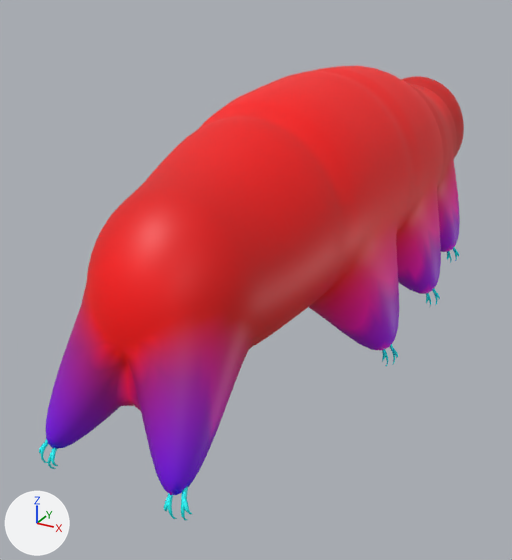
What one commit did to the glTF model undersoil/public/models/creatures/tardigrade.glb.
Before and after are seen from a camera (50 mm lens) standing at (21.8, -52.0, 25.6) and looking at (-3.4, -6.1, 2.7). Every picture has the same lights, and +X, +Y and +Z are marked at lower left. The older version comes first. Objects named as collision shapes, trigger or cutter boxes, shadow casters or lower levels of detail are left out. Vertices at exactly the same position are counted once.

The older version as bpy lines, for what is in view:
```python
me_tardigrade_body_lod0 = bpy.data.meshes.new('tardigrade_body_LOD0')
me_tardigrade_body_lod0.from_pydata(...)  # 6034 vertices, 11936 faces; spans x -0.24..0.24, y -0.91..0.59, z -0.06..0.47
me_tardigrade_body_lod0.materials.append(mat_defaultmaterial)
ob_tardigrade_body_lod0 = bpy.data.objects.new('tardigrade_body_LOD0', me_tardigrade_body_lod0)
ob_tardigrade_body_lod0.location = (0.02, 5.03, 1.07)
ob_tardigrade_body_lod0.scale = (37.5, 37.5, 37.5)
```
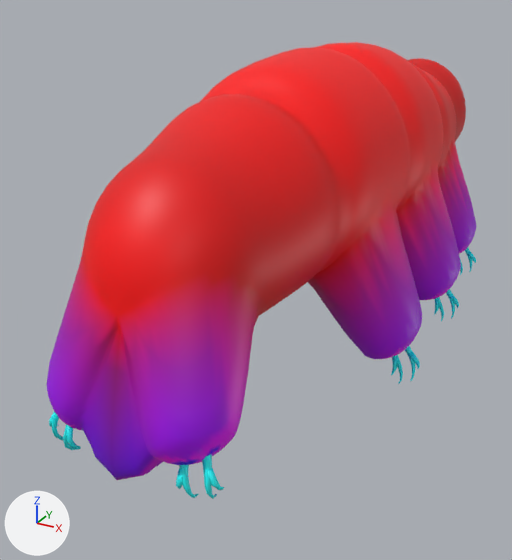
Patch to the scene script:
```diff
--- a/undersoil/public/models/creatures/tardigrade.glb.py
+++ b/undersoil/public/models/creatures/tardigrade.glb.py
@@ me_tardigrade_body_lod0 @@
 # used by ob_tardigrade_body_lod0; location = (0.02, 5.03, 1.07); scale = (37.5, 37.5, 37.5)
-me_tardigrade_body_lod0.from_pydata(...)  # 6034 vertices, 11936 faces; spans x -0.24..0.24, y -0.91..0.59, z -0.06..0.47
+me_tardigrade_body_lod0.from_pydata(...)  # 6034 vertices, 11936 faces; spans x -0.3..0.3, y -0.89..0.66, z -0.06..0.56
+# me_tardigrade_body_lod0 part 1: the loose piece of 30 vertices spanning x 0.18..0.21, y 0.25..0.27, z -0.05..-0.01 is scaled about its middle by 1.81, then moved by (0.04, 0.04, 0.02)
+# me_tardigrade_body_lod0 part 2: the loose piece of 22 vertices spanning x 0.19..0.21, y 0.26..0.27, z -0.04..-0.03 is moved by (0.05, 0.05, 0.02)
+# me_tardigrade_body_lod0 part 3: the loose piece of 30 vertices spanning x 0.17..0.19, y 0.25..0.27, z -0.06..-0.01 is scaled about its middle by 1.81, then moved by (0.03, 0.04, 0.02)
+# me_tardigrade_body_lod0 part 4: the loose piece of 30 vertices spanning x 0.21..0.23, y -0.04..-0.01, z -0.05..-0.01 is scaled about its middle by (1.82, 1.81, 1.81), then moved by (0.04, 0.03, 0.02)
+# me_tardigrade_body_lod0 part 5: the loose piece of 22 vertices spanning x 0.22..0.24, y -0.03..-0.02, z -0.04..-0.03 is moved by (0.05, 0.04, 0.02)
+# me_tardigrade_body_lod0 part 6: the loose piece of 30 vertices spanning x 0.19..0.22, y -0.04..-0.01, z -0.06..-0.01 is scaled about its middle by 1.81, then moved by (0.03, 0.03, 0.02)
+# me_tardigrade_body_lod0 part 7: the loose piece of 22 vertices spanning x 0.2..0.21, y -0.03..-0.02, z -0.05..-0.04 is moved by (0.03, 0.04, 0.01)
+# me_tardigrade_body_lod0 part 8: the loose piece of 30 vertices spanning x 0.21..0.24, y -0.34..-0.32, z -0.05..-0.01 is scaled about its middle by 1.81, then moved by (0.04, 0.02, 0.02)
+# me_tardigrade_body_lod0 part 9: the loose piece of 22 vertices spanning x 0.22..0.24, y -0.33..-0.32, z -0.04..-0.03 is moved by (0.05, 0.02, 0.02)
+# me_tardigrade_body_lod0 part 10: the loose piece of 30 vertices spanning x 0.2..0.22, y -0.34..-0.32, z -0.06..-0.01 is scaled about its middle by 1.81, then moved by (0.03, 0.02, 0.02)
+# me_tardigrade_body_lod0 part 11: the loose piece of 22 vertices spanning x 0.21, y -0.33..-0.32, z -0.05..-0.04 is moved by (0.03, 0.02, 0.01)
+# me_tardigrade_body_lod0 part 12: the loose piece of 30 vertices spanning x 0.1..0.11, y -0.91..-0.88, z -0.05..0.01 is multiplied about its middle by the matrix ((1.751, -0.162, 0.062), (0.172, 1.701, -0.417), (-0.022, 0.421, 1.709)), then moved by (0.0, 0.05, 0.05)
+# me_tardigrade_body_lod0 part 13: the loose piece of 22 vertices spanning x 0.1..0.11, y -0.91..-0.9, z -0.03..-0.01 is moved by (0.0, 0.05, 0.04)
+# me_tardigrade_body_lod0 part 14: the loose piece of 30 vertices spanning x 0.11..0.13, y -0.91..-0.88, z -0.04..0.02 is multiplied about its middle by the matrix ((1.751, -0.166, 0.063), (0.176, 1.701, -0.417), (-0.022, 0.421, 1.709)), then moved by (0.01, 0.05, 0.05)
+# me_tardigrade_body_lod0 part 15: the loose piece of 22 vertices spanning x 0.12..0.14, y -0.9..-0.89, z -0.03..0.0 is scaled about its middle by (1.65, 1.97, 1.69), then moved by (0.02, 0.05, 0.04)
+# me_tardigrade_body_lod0 part 16: 5410 of 6034 vertices moved; they spanned x -0.24..0.23, y -0.91..0.59, z -0.06..0.47 and now span x -0.3..0.29, y -0.89..0.66, z -0.06..0.56; mean shift (0.0, 0.03, 0.06); largest move (0.0, 0.28, 0.04) -> (0.0, 0.33, 0.15)
+# me_tardigrade_body_lod0 part 17: 4419 faces centred in x -0.2..0.2, y -0.85..0.59, z 0.05..0.47 are repainted in the vertex colours; the middle colour goes from red #f20000 to red #f00000
+# me_tardigrade_body_lod0 part 18: 754 faces centred in x -0.21..0.21, y -0.86..0.36, z 0.03..0.21 are repainted in the vertex colours; the middle colour goes from pink #f80080 to pink #bb0099
+# me_tardigrade_body_lod0 part 19: 4214 faces centred in x -0.24..0.24, y -0.91..0.34, z -0.06..0.18 are repainted in the vertex colours; the middle colour goes from purple #a000ea to purple #aa00fb
+# other edits to the shape of me_tardigrade_body_lod0 do not show in these pictures
 me_tardigrade_body_lod0.materials.append(mat_defaultmaterial)
@@ ob_tardigrade_body_lod0 @@
 ob_tardigrade_body_lod0 = bpy.data.objects.new('tardigrade_body_LOD0', me_tardigrade_body_lod0)
-ob_tardigrade_body_lod0.location = (0.02, 5.03, 1.07)
-ob_tardigrade_body_lod0.scale = (37.5, 37.5, 37.5)
+ob_tardigrade_body_lod0.location = (0.02, 3.54, 0.16)
+ob_tardigrade_body_lod0.scale = (36.0, 36.0, 36.0)
```

What differs and where, as boxes (x1, y1, x2, y2) in the pictures (512 x 560 px; the box of a moved part takes in the faces that stretch with it):
'tardigrade_body_LOD0', reshaped, recoloured, moved, rescaled: before (39, 66, 464, 520); after (47, 42, 476, 499)
part 1 of me_tardigrade_body_lod0, moved or reshaped: before (453, 247, 457, 261); after (465, 247, 472, 272)
part 2 of me_tardigrade_body_lod0, moved or reshaped: before (454, 250, 459, 256); after (467, 251, 476, 263)
part 3 of me_tardigrade_body_lod0, moved or reshaped: before (447, 251, 452, 263); after (459, 257, 463, 275)
part 4 of me_tardigrade_body_lod0, moved or reshaped: before (432, 288, 438, 305); after (446, 289, 455, 319)
part 5 of me_tardigrade_body_lod0, moved or reshaped: before (434, 292, 440, 299); after (448, 294, 459, 308)
part 6 of me_tardigrade_body_lod0, moved or reshaped: before (426, 293, 431, 306); after (435, 297, 444, 321)
part 7 of me_tardigrade_body_lod0, moved or reshaped: before (426, 295, 429, 303); after (434, 299, 440, 315)
part 8 of me_tardigrade_body_lod0, moved or reshaped: before (390, 344, 395, 365); after (405, 346, 415, 382)
part 9 of me_tardigrade_body_lod0, moved or reshaped: before (391, 348, 398, 358); after (408, 351, 420, 369)
part 10 of me_tardigrade_body_lod0, moved or reshaped: before (382, 349, 388, 366); after (393, 355, 403, 384)
part 11 of me_tardigrade_body_lod0, moved or reshaped: before (382, 351, 386, 361); after (391, 357, 399, 376)
part 12 of me_tardigrade_body_lod0, moved or reshaped: before (167, 493, 177, 519); after (179, 465, 199, 498)
part 13 of me_tardigrade_body_lod0, moved or reshaped: before (164, 497, 170, 511); after (176, 468, 184, 489)
part 14 of me_tardigrade_body_lod0, moved or reshaped: before (181, 487, 188, 520); after (202, 455, 217, 499)
part 15 of me_tardigrade_body_lod0, moved or reshaped: before (182, 499, 192, 515); after (203, 468, 224, 490)
part 16 of me_tardigrade_body_lod0, moved or reshaped: before (39, 66, 464, 495); after (47, 42, 476, 480)
part 17 of me_tardigrade_body_lod0, recoloured: before (83, 66, 464, 365); after (72, 43, 466, 370)
part 18 of me_tardigrade_body_lod0, recoloured: before (79, 175, 458, 400); after (62, 149, 472, 469)
part 19 of me_tardigrade_body_lod0, recoloured: before (39, 192, 460, 520); after (47, 187, 476, 499)
